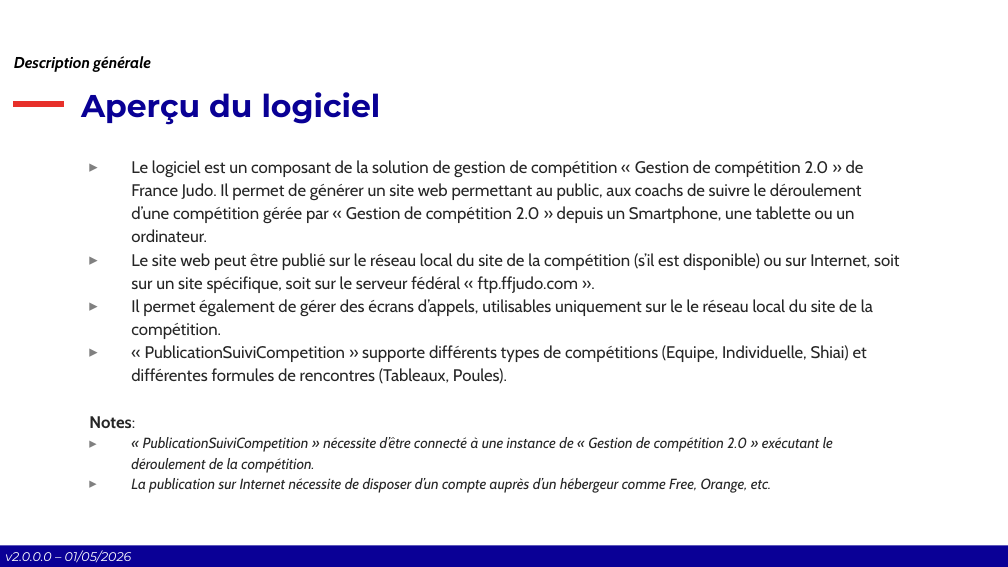
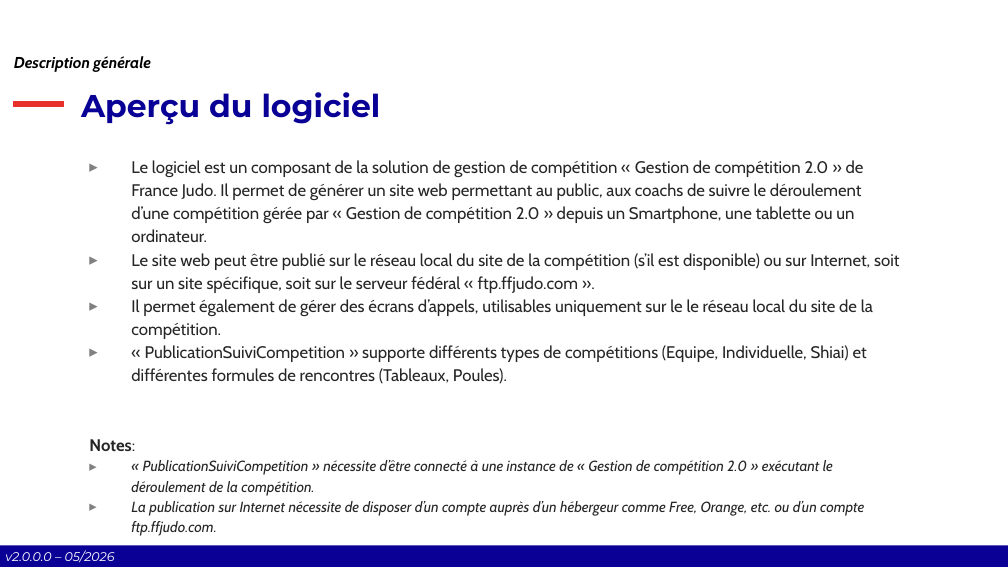
Before and after one commit to Comite-Rhone-Judo/PublicationSuiviCompetition, a slide deck: slide 4 of AppPublication/Documentation/PublicationSuiviCompetition - Manuel d'utilisation.pptx. Drawn at 1008x567 pixels with LibreOffice and Linux fonts; fonts in the diff are those of the drawing; background and template pictures are left out. Boxes give left, top, right and bottom in pixels: in the first picture for what was removed or moved away, otherwise in the second. Text is boxed around its words. In the diff, an @@ line names an element or a change of style, - is before the commit and + after.

```diff
--- a/AppPublication/Documentation/PublicationSuiviCompetition - Manuel d'utilisation.pptx
+++ b/AppPublication/Documentation/PublicationSuiviCompetition - Manuel d'utilisation.pptx
@@ text at [131, 501, 864, 536]: text changed @@
-▸ La publication sur Internet nécessite de disposer d’un compte auprès d’un hébergeur comme Free, Orange, etc.
+▸ La publication sur Internet nécessite de disposer d’un compte auprès d’un hébergeur comme Free, Orange, etc. ou d’un compte ftp.ffjudo.com.
@@ text at [5, 550, 115, 563]: text changed @@
-v2.0.0.0 – 01/05/2026
+v2.0.0.0 – 05/2026
```
Also in this commit, not shown: 38 other slides changed, 11 slides added, 1 slide removed, 12 other files.
